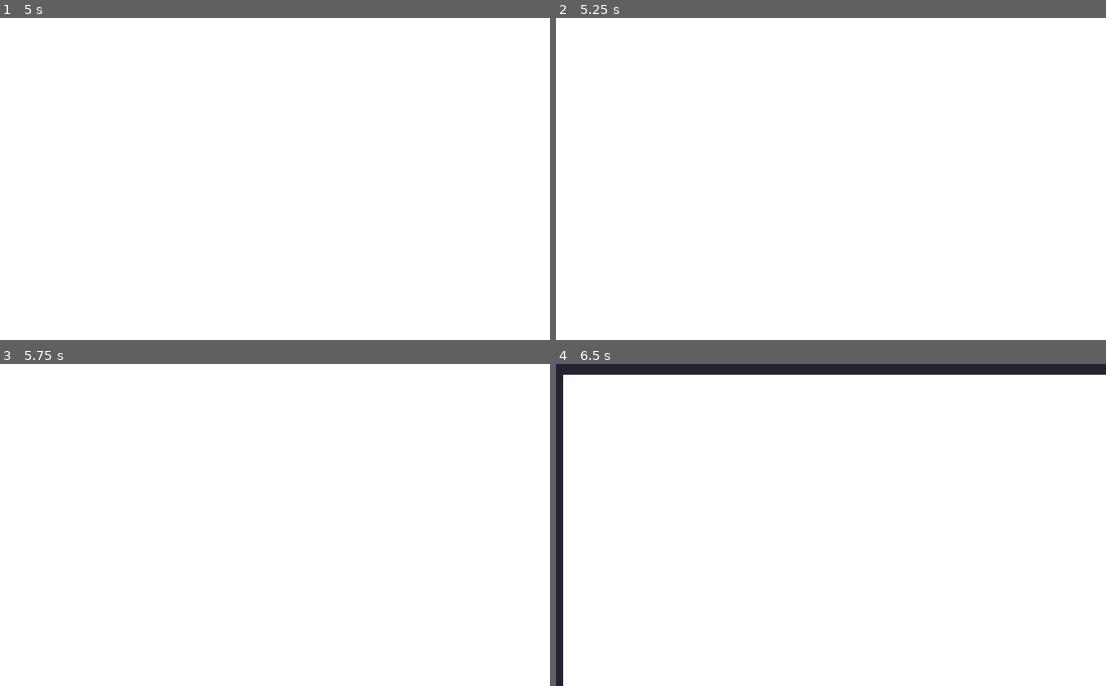
Above: before the commit, frames 1-4 (two rows, left to right).
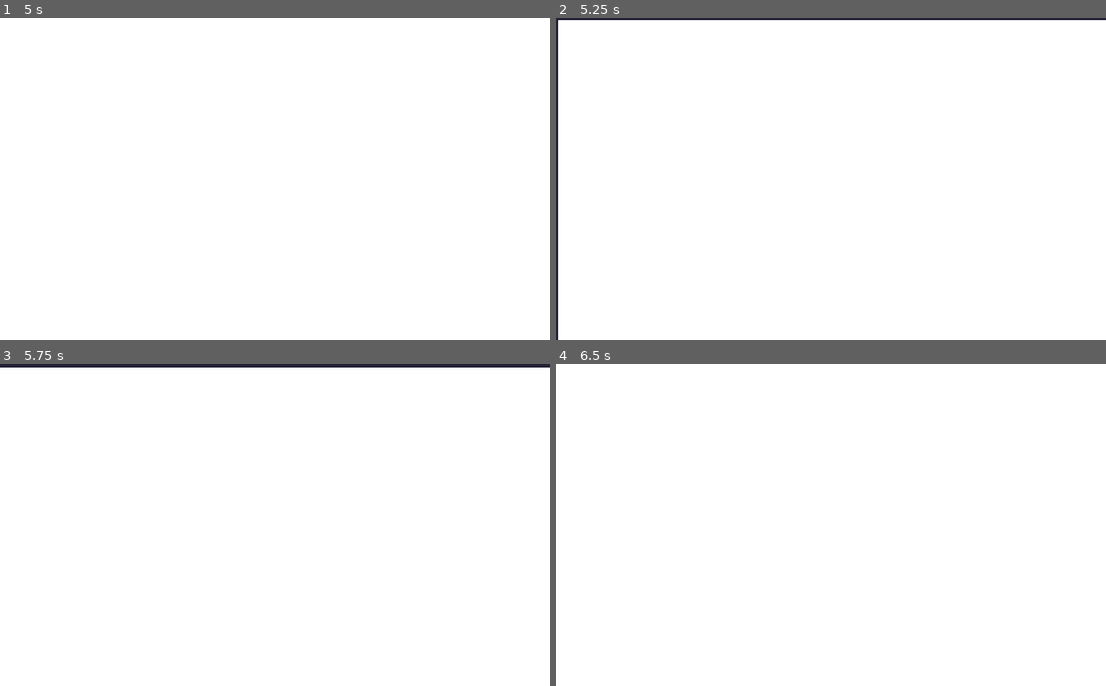
Above: after the commit, the same moments.

Repository: mbrezu/LD47
Game: Godot game, scene res://scenes/main.tscn
Same seed, same stepped clock (60 frames per second), same inputs: the game is played once before the commit and once after it.
Inputs (mouse positions are in pixels of both pictures, inside the frame that each line leads up to):
- Up to frame 1 (5 s): move the mouse to (280, 185) at 0.52 s; click (280, 185) at 0.67 s; tap Space (ui_select) at 0.77, 1.52, 2, 3.02, 3.77, 4.25, 4.52 s; tap Enter at 1.25, 2.75 s; move the mouse to (165, 195) at 1.27 s; click (165, 195) at 1.42 s; move the mouse to (330, 108) at 2.02 s; click (330, 108) at 2.17 s; move the mouse to (247, 243) at 2.77 s; click (247, 243) at 2.92 s; move the mouse to (440, 227) at 3.52 s; click (440, 227) at 3.67 s; move the mouse to (110, 130) at 4.27 s; click (110, 130) at 4.42 s
- Up to frame 2 (5.25 s): tap Enter at 5 s; move the mouse to (858, 179) at 5.02 s; click (858, 179) at 5.17 s
- Up to frame 3 (5.75 s): no input
- Up to frame 4 (6.5 s): tap Space (ui_select) at 5.75, 6.02 s; move the mouse to (748, 444) at 5.77 s; click (748, 444) at 5.92 s

Frame 1 is identical in both runs. In frame 2, 1.1% of the frame differs, in the area x 0-100%, y 0-100%; in frame 3, 1.1%; in frame 4, 4.6%.

Commit message:
superpowers use decks.

Diff:
--- a/godot/scenes/game.gd
+++ b/godot/scenes/game.gd
@@ -16,6 +16,8 @@
 var _shake = false
 var _shake_amplitude
 var _superpowers = []
+var _superpowers_deck = []
+var _superpowers_activate_deck = []
 var _score_multiplier = 1
 
 
@@ -29,16 +31,22 @@
 	$next_tile_marker.add_child($map.make_tile_instance($next_items.get_next_tile_number()))
 	$game_over_timer.wait_time = Consts.PLACE_TILE_TIMEOUT
 	$game_over_timer.start()
-	_init_superpowers()
-
-
-func _init_superpowers():
-	for _x in range(Consts.SUPERPOWERS_BOMBS_COUNT):
-		_add_superpower(superpower_bomb_scene)
-	for _x in range(Consts.SUPERPOWERS_WATCHES_COUNT):
-		_add_superpower(superpower_watch_scene)
-	for _x in range(Consts.SUPERPOWERS_MULTIPLIERS_COUNT):
-		_add_superpower(superpower_multiplier_scene)
+	_init_superpowers_deck()
+
+
+func _init_superpowers_deck():
+	for _i in range(5):
+		_superpowers_deck.append(superpower_bomb_scene)
+		_superpowers_deck.append(superpower_watch_scene)
+		_superpowers_deck.append(superpower_multiplier_scene)
+	_superpowers_deck.shuffle()
+
+
+func _init_superpowers_activate_deck():
+	for _i in range(Consts.SUPERPOWERS_REVERSE_FREQUENCY):
+		_superpowers_activate_deck.append(false)
+	_superpowers_activate_deck[0] = true
+	_superpowers_activate_deck.shuffle()
 
 
 func _add_superpower(superpower_scene):
@@ -105,7 +113,15 @@
 	Utils.delete_children($next_tile_marker)
 	var next_tile_number = $next_items.get_next_tile_number()
 	$next_tile_marker.add_child($map.make_tile_instance(next_tile_number))
-
+	_generate_superpowers()
+
+func _generate_superpowers():
+	if _superpowers_activate_deck.empty():
+		_init_superpowers_activate_deck()
+	var activate = _superpowers_activate_deck.pop_front()
+	if activate:
+		if not _superpowers_deck.empty():
+			_add_superpower(_superpowers_deck.pop_front())
 
 func _on_player_moved(old_row, old_column, row, column):
 #	print("player moved ", [old_row, old_column, row, column])
--- a/godot/scripts/consts.gd
+++ b/godot/scripts/consts.gd
@@ -28,6 +28,4 @@
 
 const LOCKED_REVERSE_FREQUENCY = 30
 
-const SUPERPOWERS_BOMBS_COUNT = 4
-const SUPERPOWERS_WATCHES_COUNT = 4
-const SUPERPOWERS_MULTIPLIERS_COUNT = 4
+const SUPERPOWERS_REVERSE_FREQUENCY = 50
